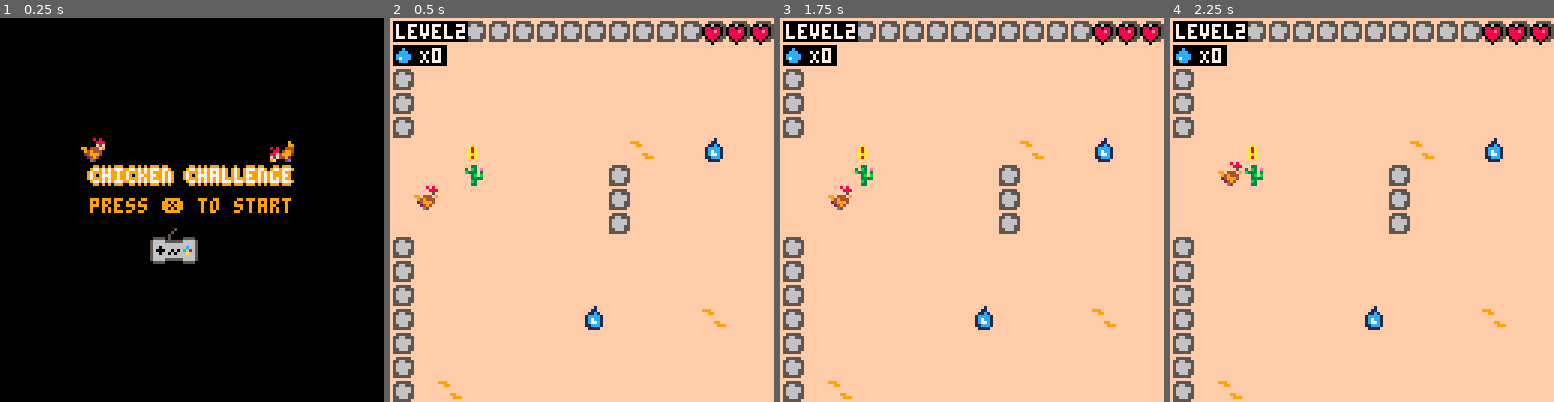
Above: before the commit, frames 1-4 (left to right).
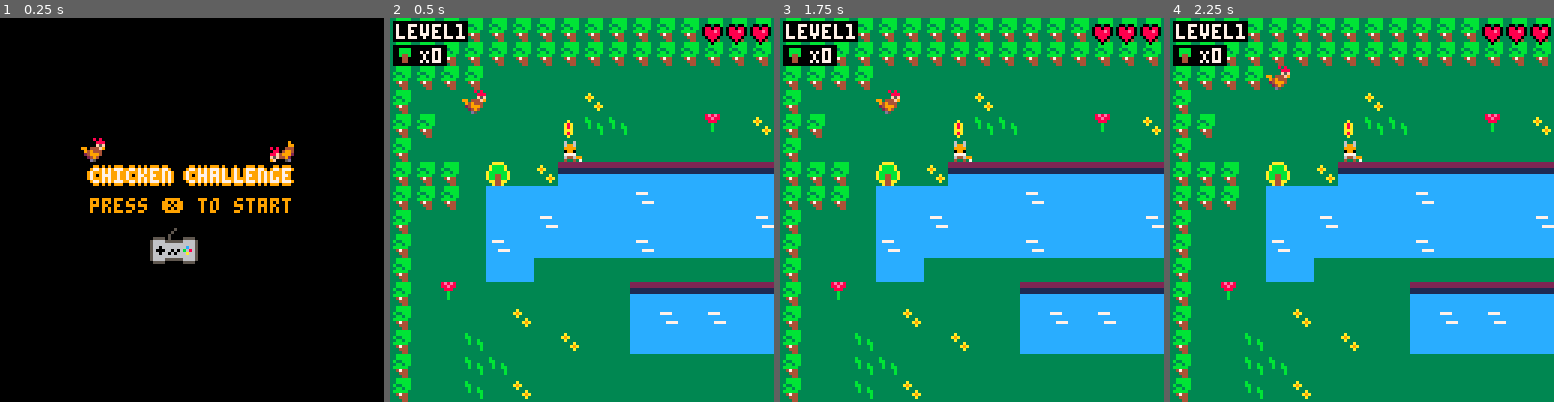
Above: after the commit, the same moments.

Repository: claireszt/pico8-chicken-challenge
Game: PICO-8 cartridge prototype.p8
The game is run twice, just before and just after one commit, with the same random seed, the same clock (stepped at 60 frames per second) and the same inputs.
Inputs:
- Up to frame 1 (0.25 s): no input
- Up to frame 2 (0.5 s): tap X (X key) at 0.33 s
- Up to frame 3 (1.75 s): tap X (X key) at 1.07 s; hold Right from 1.6 s (still down)
- Up to frame 4 (2.25 s): tap X (X key) at 1.85 s; release Right at 2.1 s; hold Up from 2.15 s (still down)

Frame 1 is identical in both runs. In frame 2, 98% of the frame differs, in the area x 0-100%, y 0-100%; in frame 3, 98%; in frame 4, 98%.

Commit message:
small ui changes and clean code

Diff:
--- a/prototype.p8
+++ b/prototype.p8
@@ -9,7 +9,6 @@
 	make_player()
 	make_enemy()
 	spawn_balls()
---	add_balls()
 	init_msg()
 	sfx(7)
 
@@ -312,8 +311,8 @@
 
 function make_player()
 	p={
-		x=33,
-		y=7,
+		x=3,
+		y=3,
 		sprite=1,
 		wood=0,
 		water=0,
